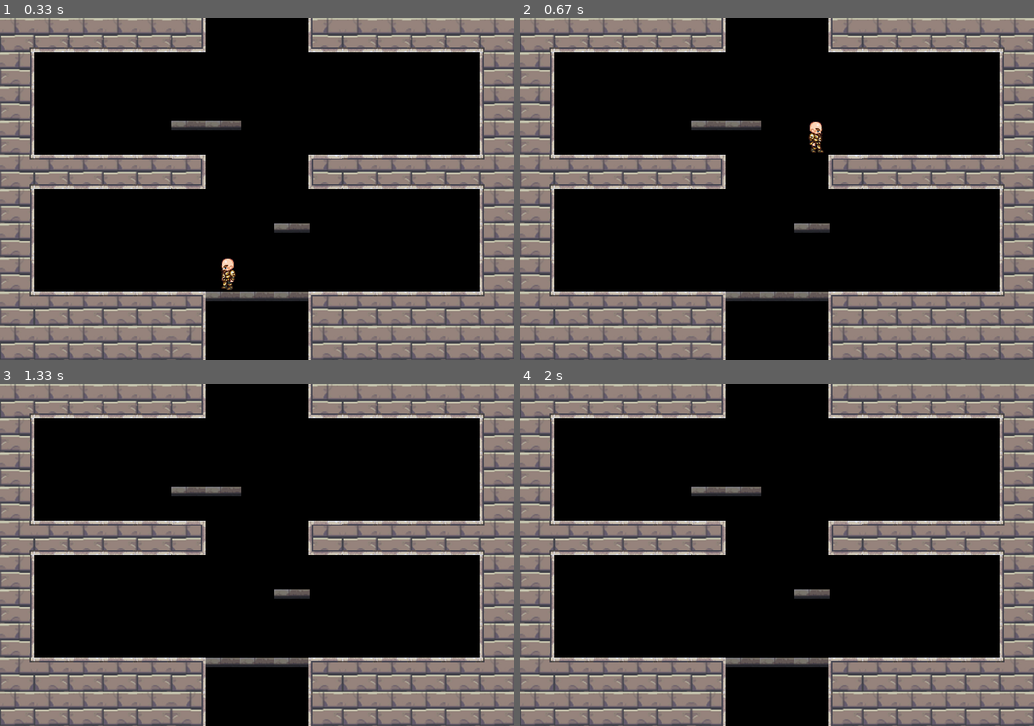
Above: before the commit, frames 1-4 (two rows, left to right).
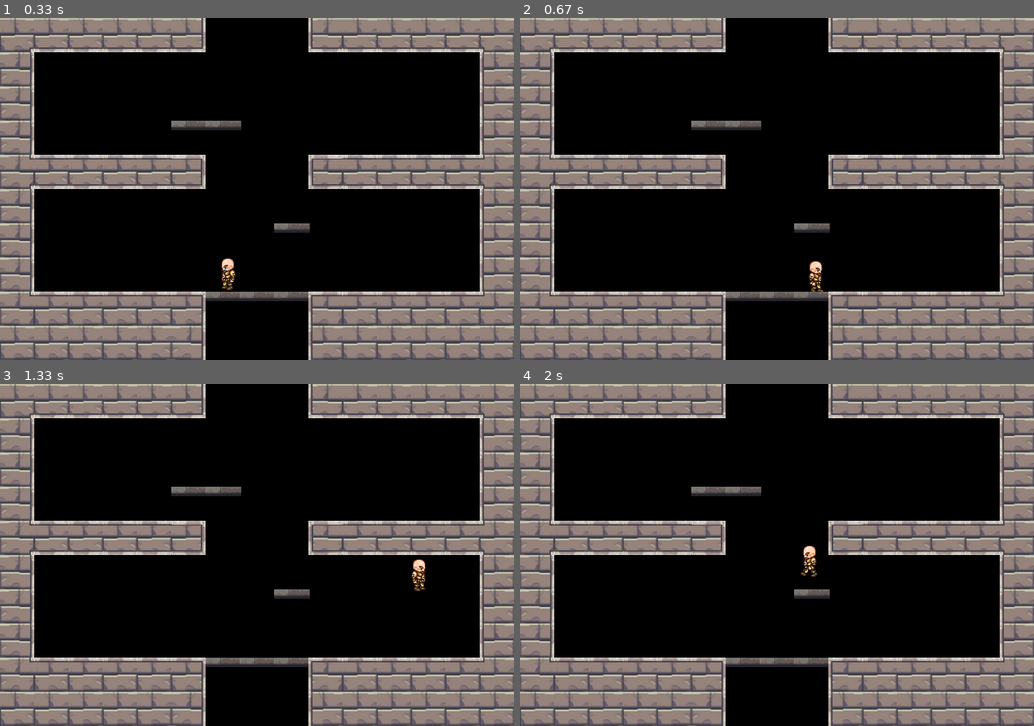
Above: after the commit, the same moments.

Repository: MFTI-summer/ROGUE-LEGACY
Game: pygame game, started from Main Project/Testing.py
Same seed, same stepped clock (60 frames per second), same inputs: the game is played once before the commit and once after it.
Inputs:
- Up to frame 1 (0.33 s): no input
- Up to frame 2 (0.67 s): hold D from 0.33 s (still down)
- Up to frame 3 (1.33 s): release D at 0.8 s; hold D 0.83-1.3 s; tap Space at 0.9, 1.2 s
- Up to frame 4 (2 s): hold A 1.33-1.87 s; tap Space at 1.4, 1.7, 1.97 s; hold A from 1.9 s (still down)

Frame 1 is identical in both runs. In frame 2, 0.4% of the frame differs, in the area x 56-60%, y 30-80%; in frame 3, 0.2%; in frame 4, 0.2%.

Commit message:
небольшие правки

Diff:
--- a/Main Project/Hero.py
+++ b/Main Project/Hero.py
@@ -89,15 +89,31 @@
             self.current_speed['y'] -= g * dt
             self.rect.y -= self.current_speed['y']
 
-            collide_check = self.check_collision()
-
             if self.current_speed['y'] <= -300:  # из-за сопротивления воздуха человек не может падать быстрее
                 self.current_speed['y'] = -300  # выставляем максимальную допустимую скорость падения
 
+            collide_check = self.check_collision()
+
             if collide_check[0]:
-                self.current_speed['y'] = 0
-                self.rect.bottom += self.level.level.sprites()[collide_check[1]].rect.top - self.rect.bottom
-                self.is_jump = False
+                if self.current_speed['y'] > 0:
+                    index = self.rect.collidelist(self.level.celling.sprites())
+                    if index != -1:
+                        self.current_speed['y'] = 0
+
+                if self.current_speed['y'] < 0:
+                    platform_index = self.rect.collidelist(self.level.platforms.sprites())
+                    floor_index = self.rect.collidelist(self.level.floor.sprites())
+                    if platform_index != -1 or floor_index != -1:
+                        self.current_speed['y'] = 0
+                        self.is_jump = False
+
+                if self.current_speed['x'] != 0:
+                    pass
+
+            # if self.current_speed['y'] < 0 and collide_check[0]:
+            #     self.current_speed['y'] = 0
+            #     self.rect.bottom += self.level.level.sprites()[collide_check[1]].rect.top - self.rect.bottom
+            #     self.is_jump = False
 
             if self.rect.bottom >= WIN_height:  # Здесь седовало бы проверять, стоит ли персонаж, но поскольку
                 # платформ нет, то проверяю столкновение с полом. этот метод будет не применим во время самой игры
@@ -114,6 +130,7 @@
         """
         index = self.rect.collidelist(self.level.level.sprites())
         return [index != -1, index]
+
 
 def main():
     display = pg.display.set_mode((WIN_width, WIN_height))
--- a/Main Project/Testing.py
+++ b/Main Project/Testing.py
@@ -27,7 +27,7 @@
 
         hero.update(display)
         level.update(display)
-        print(hero.check_collision())
+
         for event in pg.event.get():
             if event.type == pg.QUIT:
                 run = False
--- a/Main Project/Tiles.py
+++ b/Main Project/Tiles.py
@@ -277,7 +277,7 @@
                     self.level.add(tile)  # добавляем новую плитку к уже имеющимся
 
                     for group in tile_properties[2:]:
-                        if group != None:
+                        if group is not None:
                             exec(f'self.{group}.add(tile)')
 
                     x += self.step  # смещаемся вправо на ширину одной плитки
@@ -361,6 +361,7 @@
 
     def __init__(self, x, y):
         Tile.__init__(self, 'Textures/platform.png', 0, x, y)
+        self.rect.height = 10
         self.speed = 2
 
 
